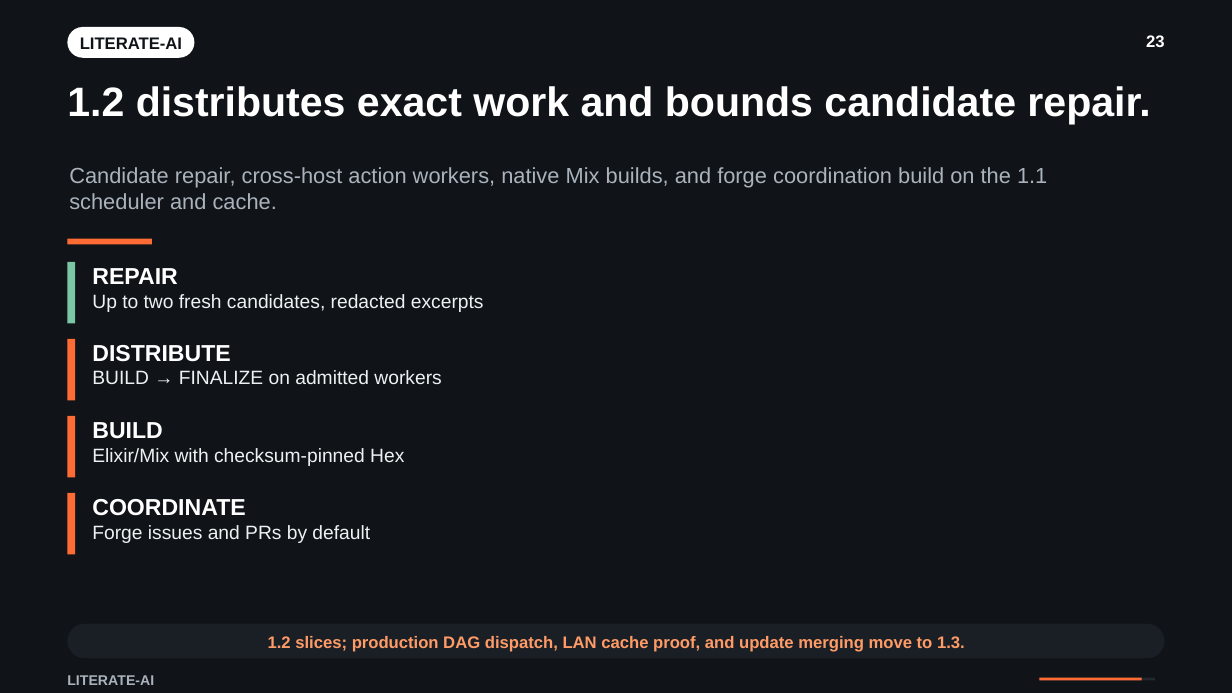
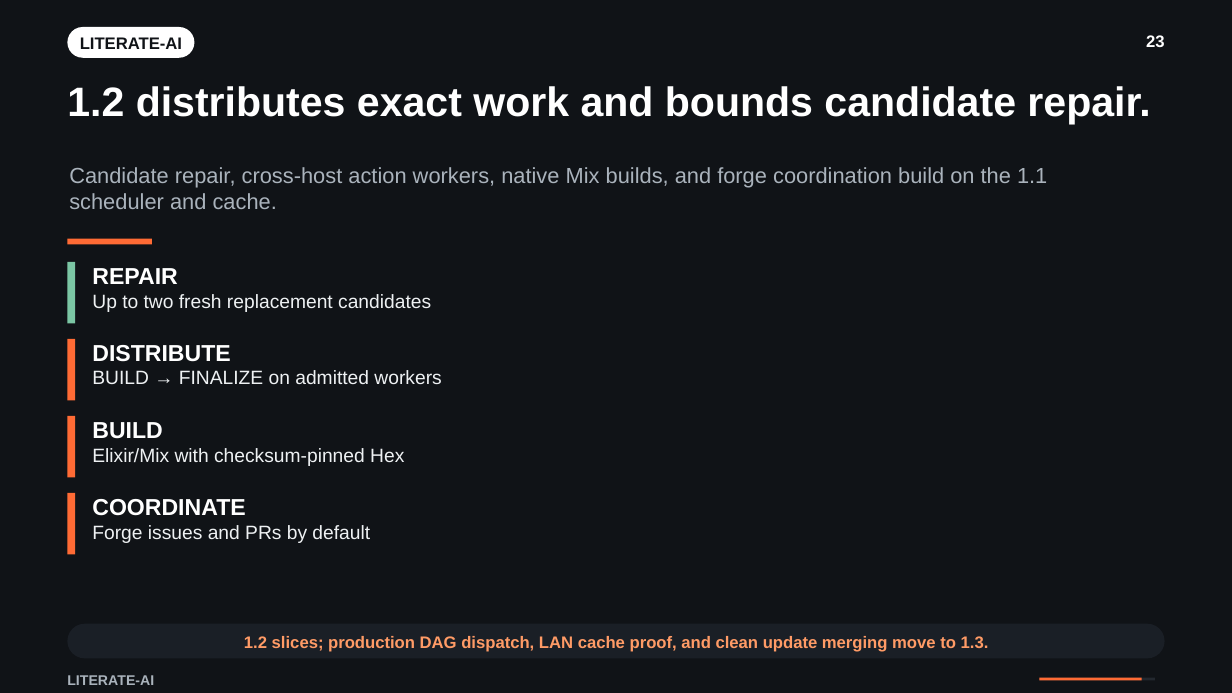
Before and after one commit to NVShawn/literate-ai, a slide deck: slide 23 of docs/presentations/literate-ai-manager-overview/literate-ai-manager-and-engineering-overview.pptx. Drawn at 1232x693 pixels with LibreOffice and Linux fonts; fonts in the diff are those of the drawing; background and template pictures are left out; a plain dark background stands for a picture behind light text. Boxes give left, top, right and bottom in pixels: in the first picture for what was removed or moved away, otherwise in the second. Text is boxed around its words. In the diff, an @@ line names an element or a change of style, - is before the commit and + after.

```diff
--- a/docs/presentations/literate-ai-manager-overview/literate-ai-manager-and-engineering-overview.pptx
+++ b/docs/presentations/literate-ai-manager-overview/literate-ai-manager-and-engineering-overview.pptx
@@ text at <box>92,294,431,312</box>: text changed @@
-Up to two fresh candidates, redacted excerpts
+Up to two fresh replacement candidates
@@ text at <box>244,636,989,652</box>: text changed @@
-1.2 slices; production DAG dispatch, LAN cache proof, and update merging move to 1.3.
+1.2 slices; production DAG dispatch, LAN cache proof, and clean update merging move to 1.3.
```
Also in this commit, not shown: 9 other files.
